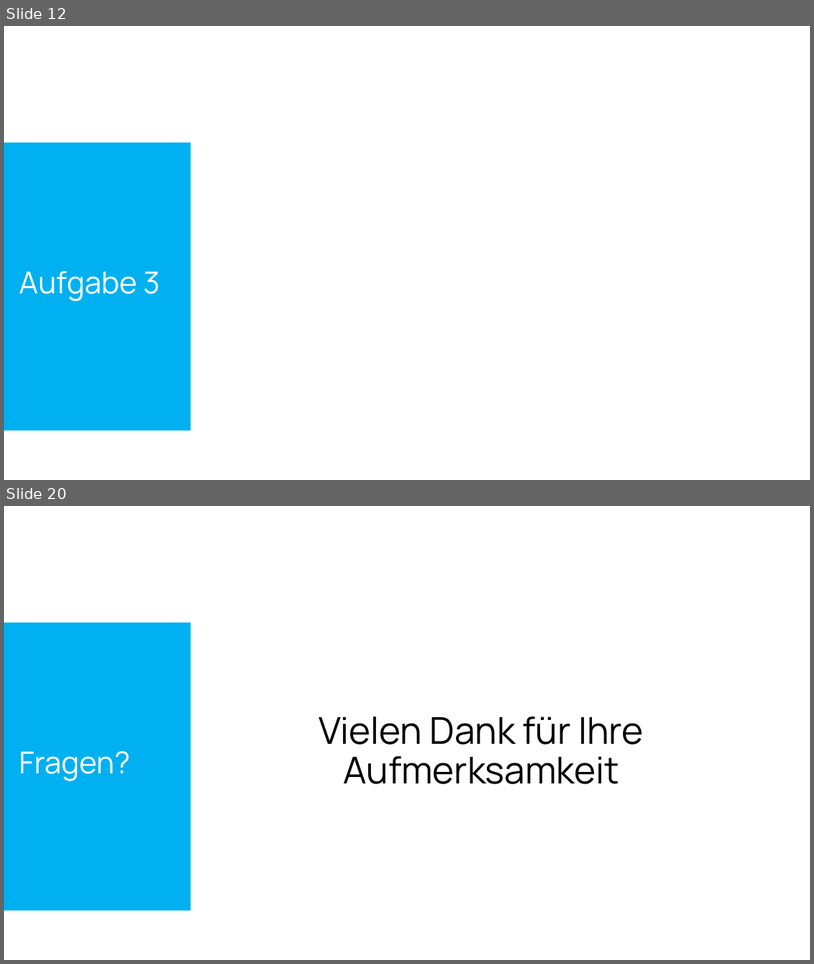
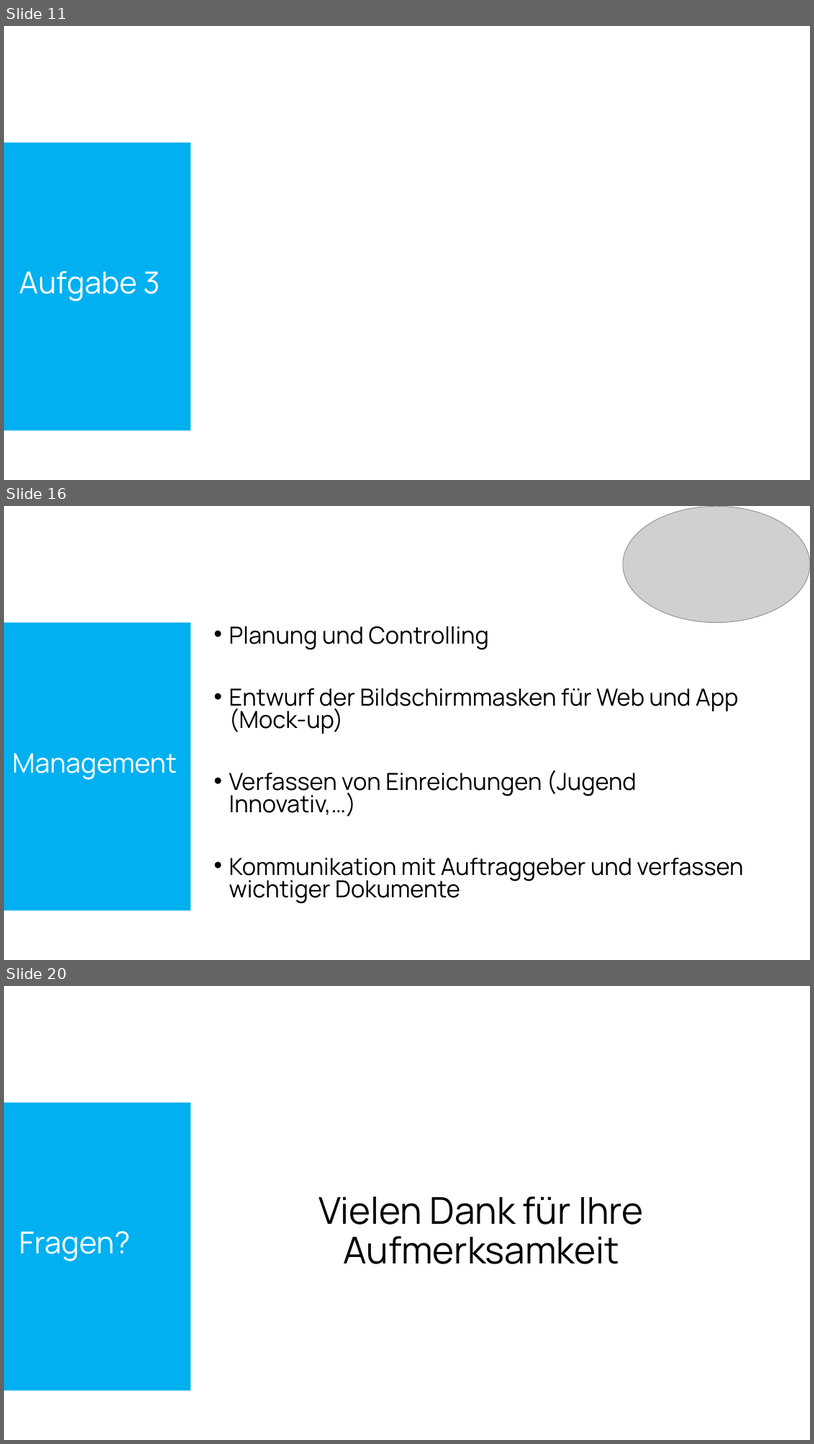
Before and after one commit to SebastianMandl/AEMS, a slide deck: Planung/Praesentationen/Praesentation_SRDP.pptx. Shown one above the other, each under a label of ours: slides 12 and 20 before the commit, slides 11, 16 and 20 after it; the slides between them are not shown. The pictures are 814x964 and 814x1444 pixels, drawn with LibreOffice and Linux fonts; fonts in the diff are those of the drawing; grey boxes stand for pictures. Boxes give left, top, right and bottom in pixels: in the first picture for what was removed or moved away, otherwise in the second. Text is boxed around its words. In the diff, an @@ line names an element or a change of style, - is before the commit and + after.

```diff
--- a/Planung/Praesentationen/Praesentation_SRDP.pptx
+++ b/Planung/Praesentationen/Praesentation_SRDP.pptx
@@ slide 16 added at (4,506,810,960), background #FFFFFF; not listed: 1 template element that a slide beside it also shows @@
@@ picture added at (623,506,810,622) @@
@@ text added at (229,626,743,903), 28 pt, text #000000 @@
+• Planung und Controlling
+• Entwurf der Bildschirmmasken für Web und App (Mock-up)
+• Verfassen von Einreichungen (Jugend Innovativ,…)
+• Kommunikation mit Auftraggeber und verfassen wichtiger Dokumente
@@ title added at (13,753,177,780), 32 pt, text #FFFFFF @@
+Management
@@ what was slide 12 is now slide 11 @@
```
Also in this commit, not shown: 4 other slides added, 5 slides removed, 4 other files.
